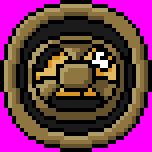
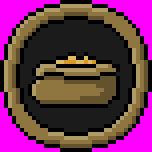
Two versions of the same layered image (152x152). Layer-by-layer changes:
hid "Calque 5" over [24, 32, 128, 124]
hid "Calque 4" over [24, 40, 128, 100]
added layer "Calque 6" above "Sac plein" over [28, 52, 120, 108]
